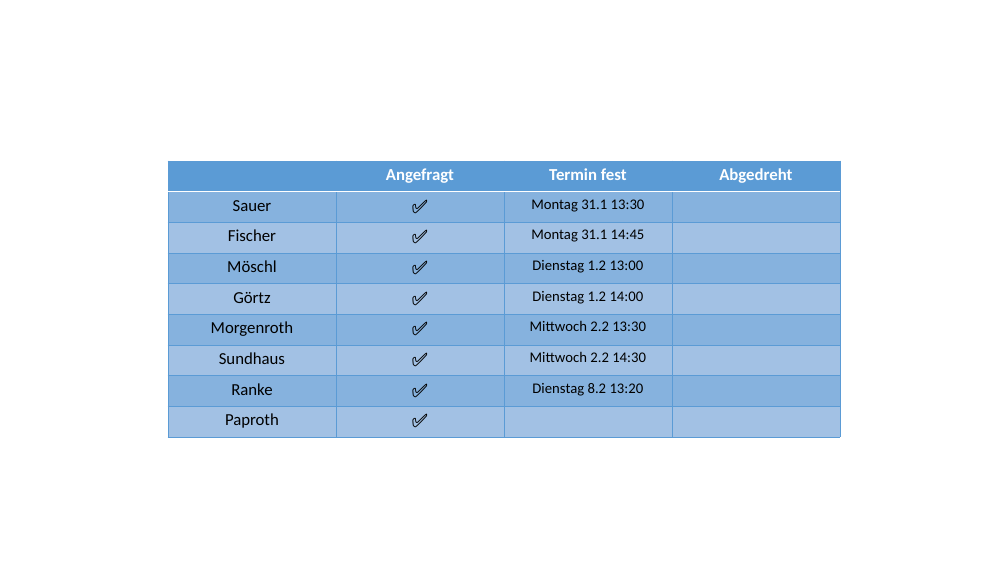
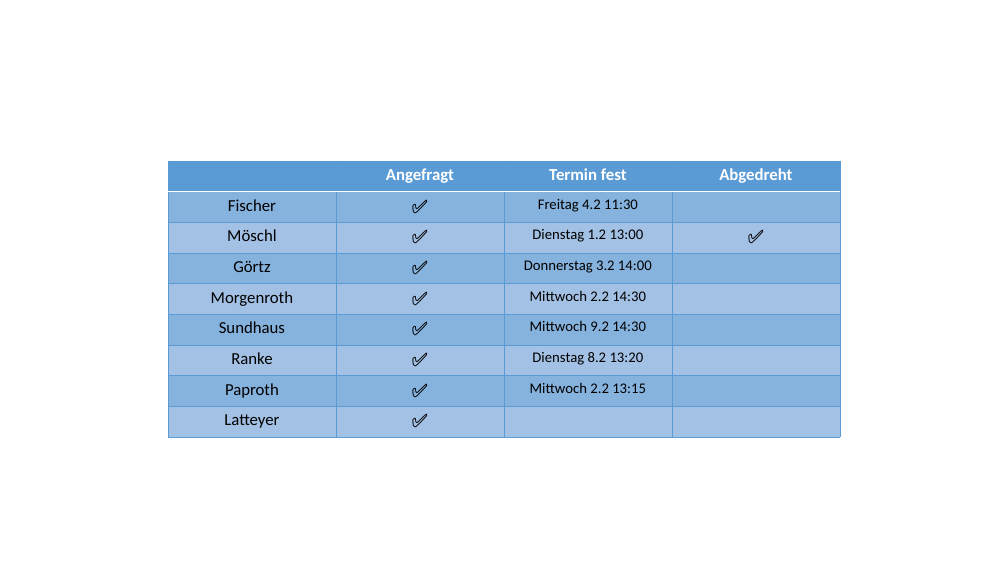
Before and after one commit to FinnKrause/geschichte_videogrojekt, a slide deck: slide 1 of src/assets/Tabelle.pptx. Drawn at 1008x567 pixels with LibreOffice and Linux fonts; fonts in the diff are those of the drawing. Boxes give left, top, right and bottom in pixels: in the first picture for what was removed or moved away, otherwise in the second. Text is boxed around its words. In the diff, an @@ line names an element or a change of style, - is before the commit and + after.

```diff
--- a/src/assets/Tabelle.pptx
+++ b/src/assets/Tabelle.pptx
@@ table at [168,161,839,437] @@
-row 2: Sauer | ✅ | Montag 31.1 13:30 | 
-row 3: Fischer | ✅ | Montag 31.1 14:45 | 
-row 4: Möschl | ✅ | Dienstag 1.2 13:00 | 
-row 5: Görtz | ✅ | Dienstag 1.2 14:00 | 
-row 6: Morgenroth | ✅ | Mittwoch 2.2 13:30 | 
-row 7: Sundhaus | ✅ | Mittwoch 2.2 14:30 | 
+row 2: Fischer | ✅ | Freitag 4.2 11:30 | 
+row 3: Möschl | ✅ | Dienstag 1.2 13:00 | ✅
+row 4: Görtz | ✅ | Donnerstag 3.2 14:00 | 
+row 5: Morgenroth | ✅ | Mittwoch 2.2 14:30 | 
+row 6: Sundhaus | ✅ | Mittwoch 9.2 14:30 | 
-row 9: Paproth | ✅ |  | 
+row 8: Paproth | ✅ | Mittwoch 2.2 13:15 | 
+row 9: Latteyer | ✅ |  | 
```
Also in this commit, not shown: 3 other files.
